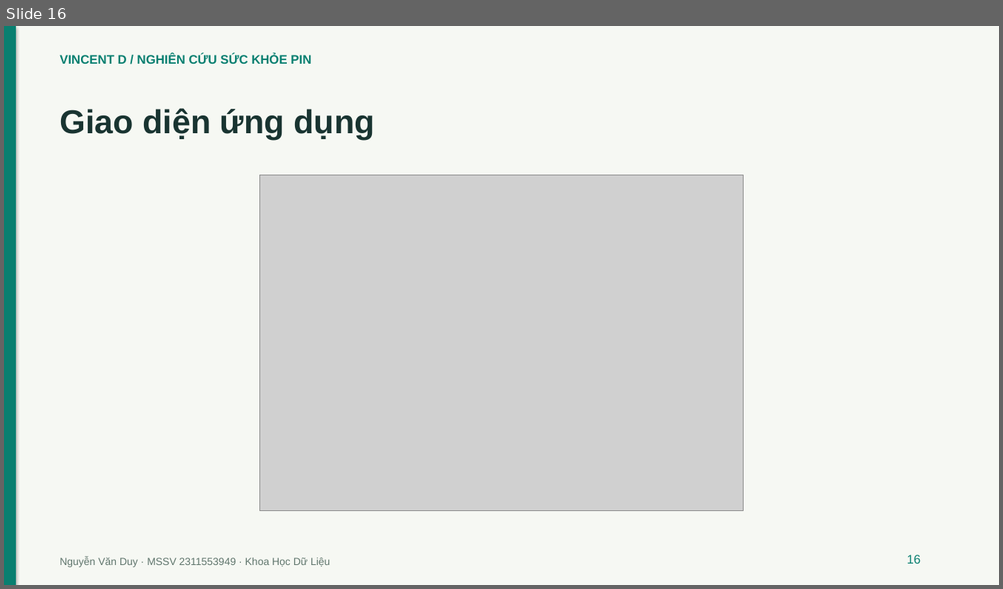
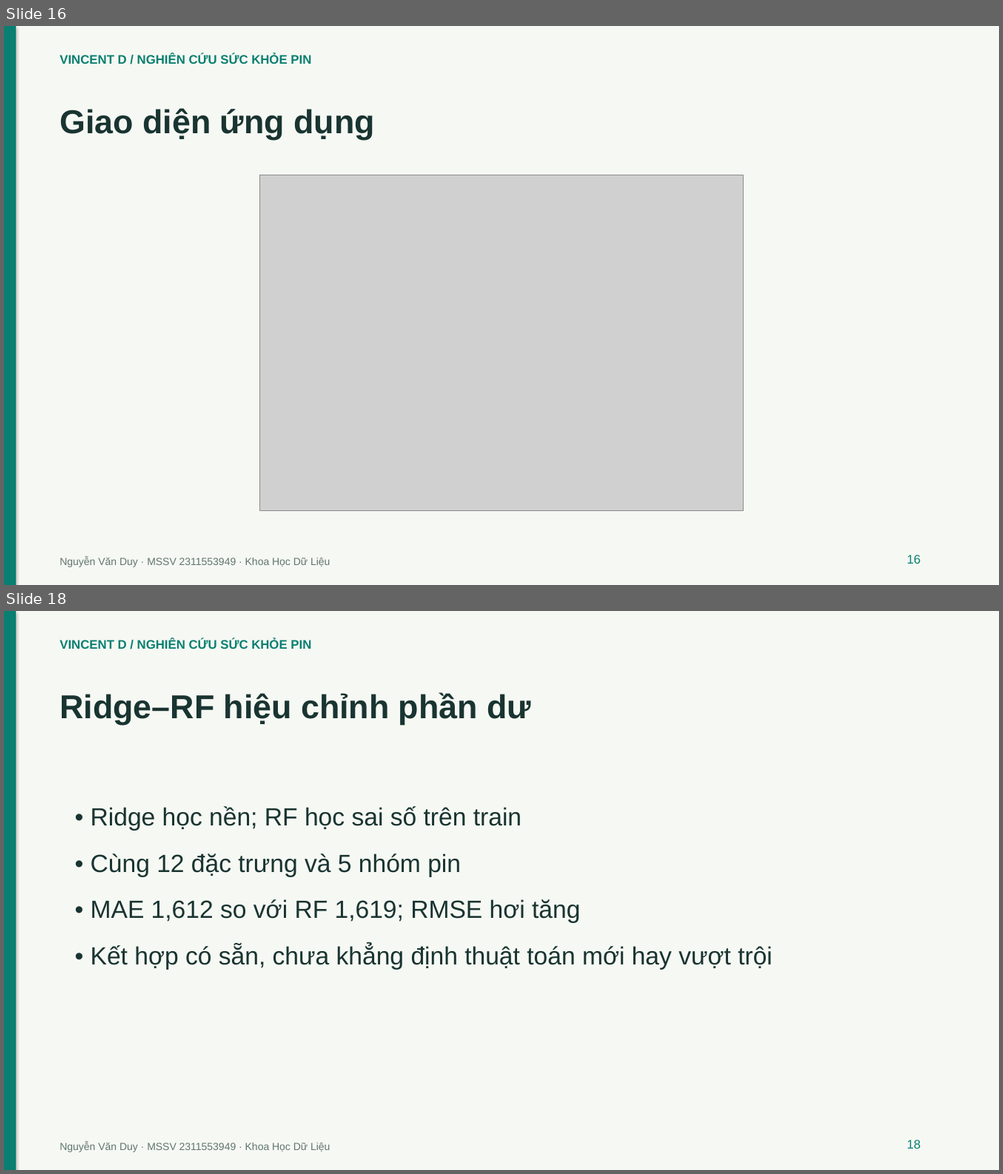
Before and after one commit to VanDuy266/KHOA-LUAN-TOT-NGHIEP, a slide deck: docs/slide-bao-ve.pptx. Shown one above the other, each under a label of ours: slide 16 before the commit, slides 16 and 18 after it; the slides between them are not shown. The pictures are 1003x589 and 1003x1174 pixels, drawn with LibreOffice and Linux fonts; fonts in the diff are those of the drawing; grey boxes stand for pictures. Boxes give left, top, right and bottom in pixels: in the first picture for what was removed or moved away, otherwise in the second. Text is boxed around its words. In the diff, an @@ line names an element or a change of style, - is before the commit and + after.

Commit message:
Ước lượng SOH bằng Ridge–RF phần dư và giám sát xu hướng pin
Phương án kết hợp dùng cùng nhóm pin, so sánh cặp theo pin; không tuyên bố thuật toán mới. Isolation Forest và nền quá khứ đánh dấu chu kỳ cần xem xét, chưa có nhãn lỗi hoặc kiểm chứng BMS. 58 kiểm thử đạt, báo cáo và notebook đồng bộ.

```diff
--- a/docs/slide-bao-ve.pptx
+++ b/docs/slide-bao-ve.pptx
@@ slide 18 added at <box>4,611,999,1170</box>, background #F6F8F3 @@
@@ rectangle added at <box>4,611,16,1170</box>, fill #087F70 @@
@@ text added at <box>60,639,311,649</box>, 12 pt, text #087F70, bold @@
+VINCENT D / NGHIÊN CỨU SỨC KHỎE PIN
@@ text added at <box>60,692,531,725</box>, 32 pt, text #193431, bold @@
+Ridge–RF hiệu chỉnh phần dư
@@ text added at <box>91,806,772,970</box>, 24 pt, text #193431 @@
+• Ridge học nền; RF học sai số trên train
+• Cùng 12 đặc trưng và 5 nhóm pin
+• MAE 1,612 so với RF 1,619; RMSE hơi tăng
+• Kết hợp có sẵn, chưa khẳng định thuật toán mới hay vượt trội
@@ text added at <box>60,1143,330,1153</box>, 10 pt, text #60766D @@
+Nguyễn Văn Duy · MSSV 2311553949 · Khoa Học Dữ Liệu
@@ text added at <box>907,1140,921,1149</box>, 12 pt, text #087F70 @@
+18
```
Also in this commit, not shown: 2 slides changed, 1 other slide added, 39 other files.
